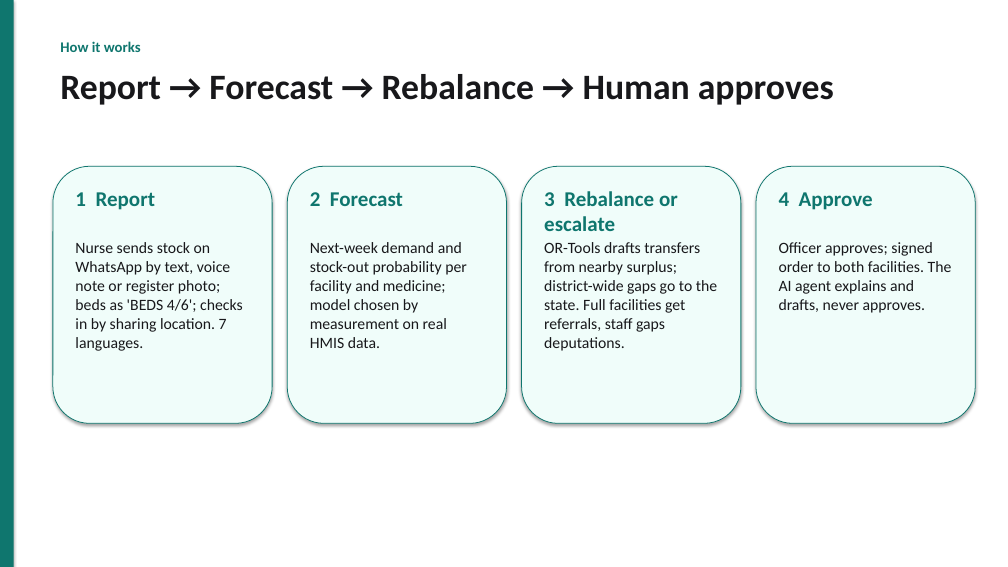
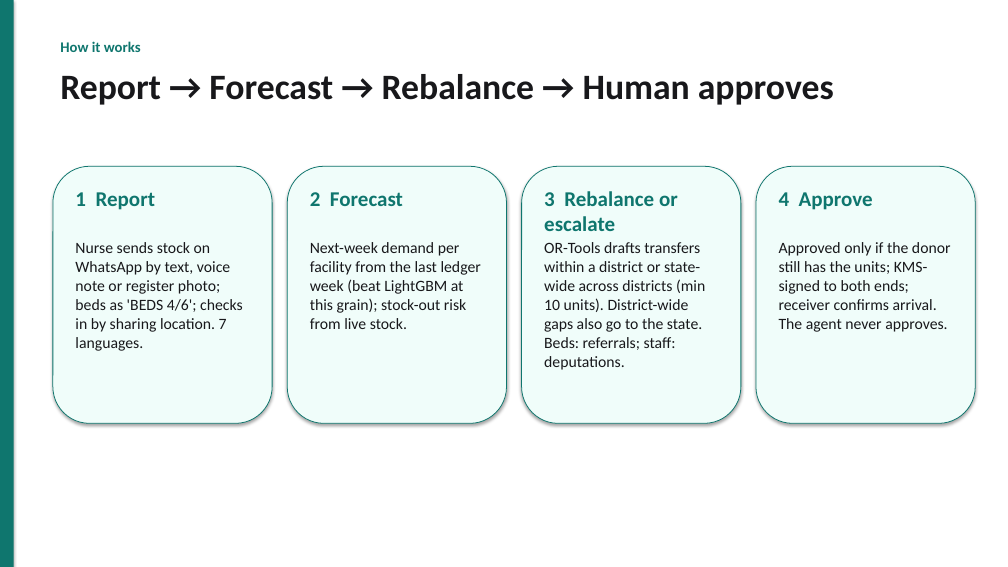
Before and after one commit to akshat333-debug/AushadhiNet, a slide deck: slide 4 of docs/pitch/AushadhiNet-pitch.pptx. Drawn at 1008x567 pixels with LibreOffice and Linux fonts; fonts in the diff are those of the drawing. Boxes give left, top, right and bottom in pixels: in the first picture for what was removed or moved away, otherwise in the second. Text is boxed around its words. In the diff, an @@ line names an element or a change of style, - is before the commit and + after.

```diff
--- a/docs/pitch/AushadhiNet-pitch.pptx
+++ b/docs/pitch/AushadhiNet-pitch.pptx
@@ text at (310,242,481,329): text changed @@
-Next-week demand and stock-out probability per facility and medicine; model chosen by measurement on real HMIS data.
+Next-week demand per facility from the last ledger week (beat LightGBM at this grain); stock-out risk from live stock.
@@ text at (544,242,705,370): text changed @@
-OR-Tools drafts transfers from nearby surplus; district-wide gaps go to the state. Full facilities get referrals, staff gaps deputations.
+OR-Tools drafts transfers within a district or state-wide across districts (min 10 units). District-wide gaps also go to the state. Beds: referrals; staff: deputations.
@@ text at (779,242,951,332): text changed @@
-Officer approves; signed order to both facilities. The AI agent explains and drafts, never approves.
+Approved only if the donor still has the units; KMS-signed to both ends; receiver confirms arrival. The agent never approves.
```
Also in this commit, not shown: 3 other slides changed, 7 other files.
